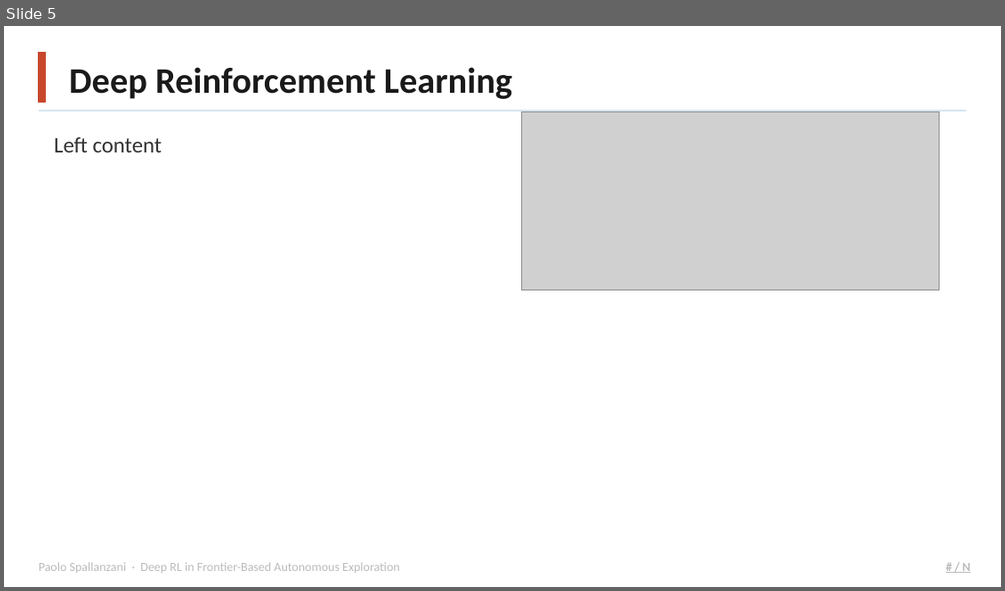
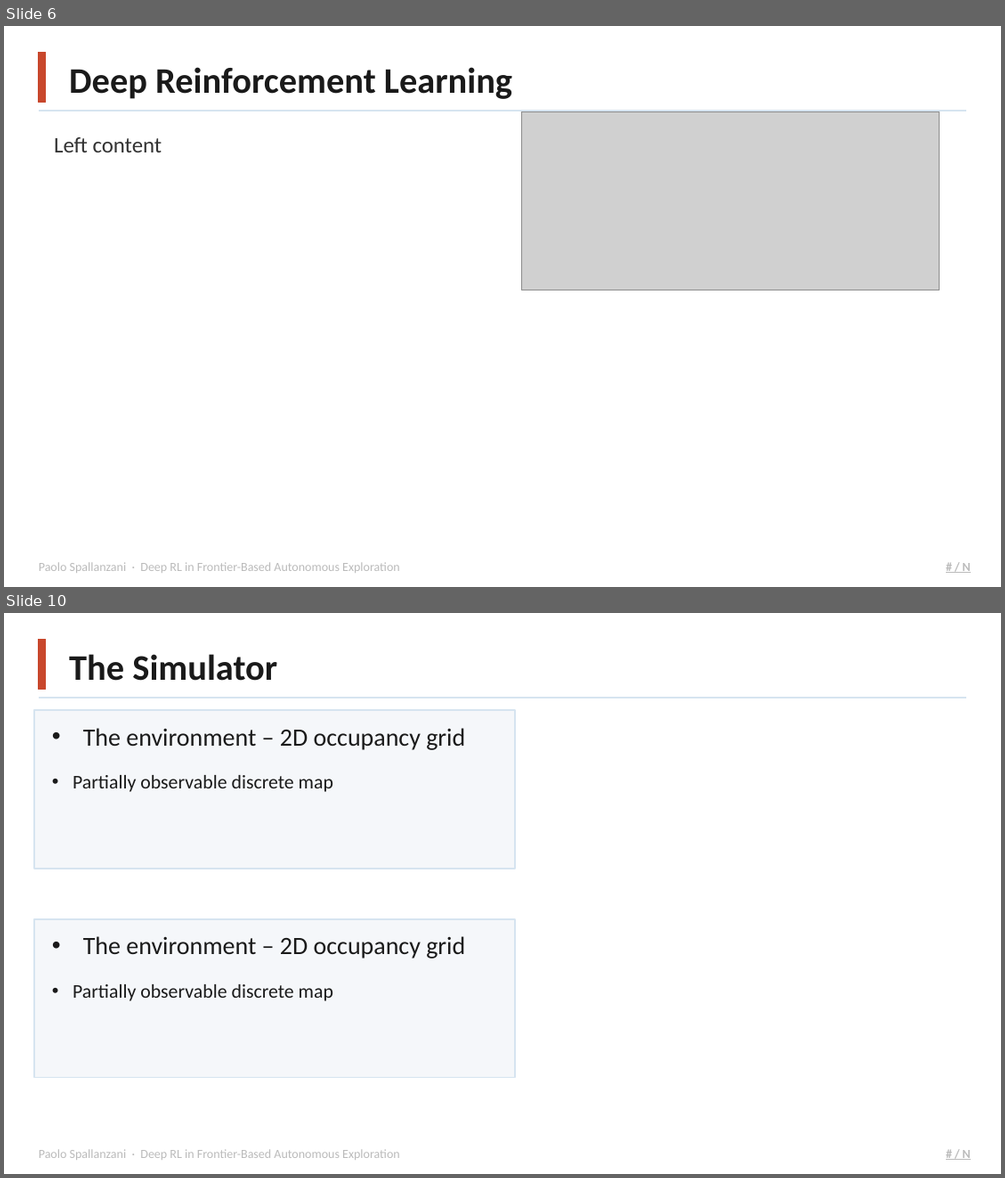
Before and after one commit to Paolo-Spall/presentazione_tesi_dae, a slide deck: presentation_1.pptx. Shown one above the other, each under a label of ours: slide 5 before the commit, slides 6 and 10 after it; the slides between them are not shown. The pictures are 1005x591 and 1005x1178 pixels, drawn with LibreOffice and Linux fonts; fonts in the diff are those of the drawing; grey boxes stand for pictures; background and template pictures are left out. Boxes give left, top, right and bottom in pixels: in the first picture for what was removed or moved away, otherwise in the second. Text is boxed around its words. In the diff, an @@ line names an element or a change of style, - is before the commit and + after.

```diff
--- a/presentation_1.pptx
+++ b/presentation_1.pptx
@@ slide 10 added at box(4, 613, 1001, 1174), background #FFFFFF; not listed: 5 template elements that a slide beside it also shows @@
@@ text added at box(69, 654, 277, 681), 26 pt, text #1A1A1A, bold @@
+The Simulator
@@ rectangle added at box(34, 710, 514, 868), fill #F5F7FA, outline #D6E4F0 1 pt @@
@@ text added at box(83, 728, 465, 750), 18 pt, text #1A1A1A @@
+• The environment – 2D occupancy grid
@@ text added at box(73, 775, 333, 792), 14 pt, text #1A1A1A @@
+• Partially observable discrete map
@@ rectangle added at box(34, 919, 514, 1078), fill #F5F7FA, outline #D6E4F0 1 pt @@
@@ text added at box(83, 936, 465, 958), 18 pt, text #1A1A1A @@
+• The environment – 2D occupancy grid
@@ text added at box(73, 984, 333, 1001), 14 pt, text #1A1A1A @@
+• Partially observable discrete map
@@ what was slide 5 is now slide 6 @@
```
Also in this commit, not shown: 3 slides changed, 3 other slides added, 1 slide removed, 2 other files.
